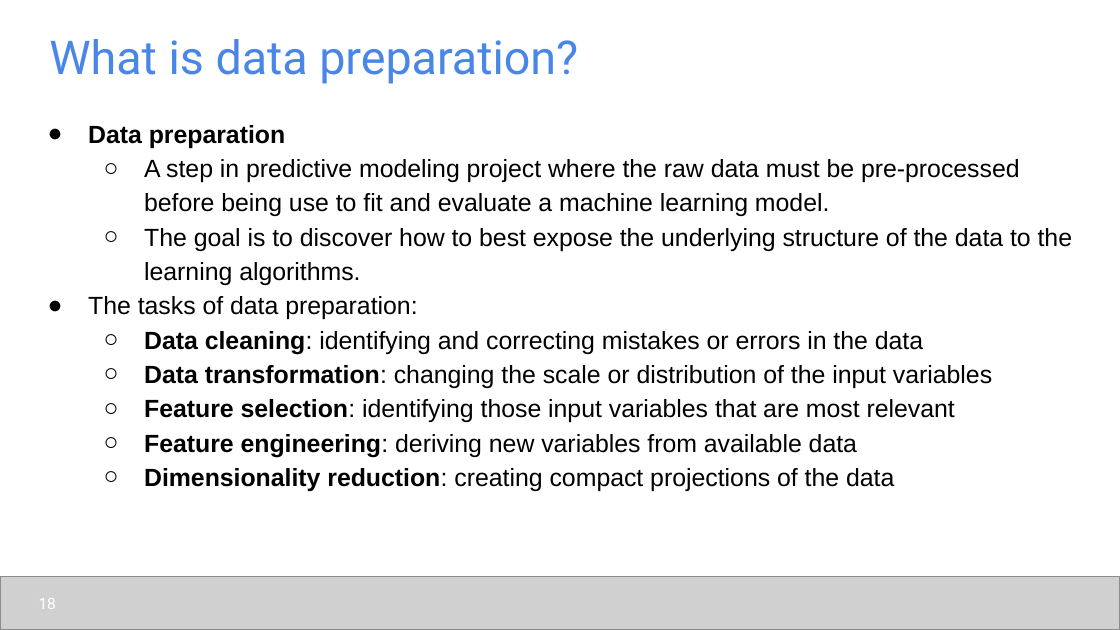
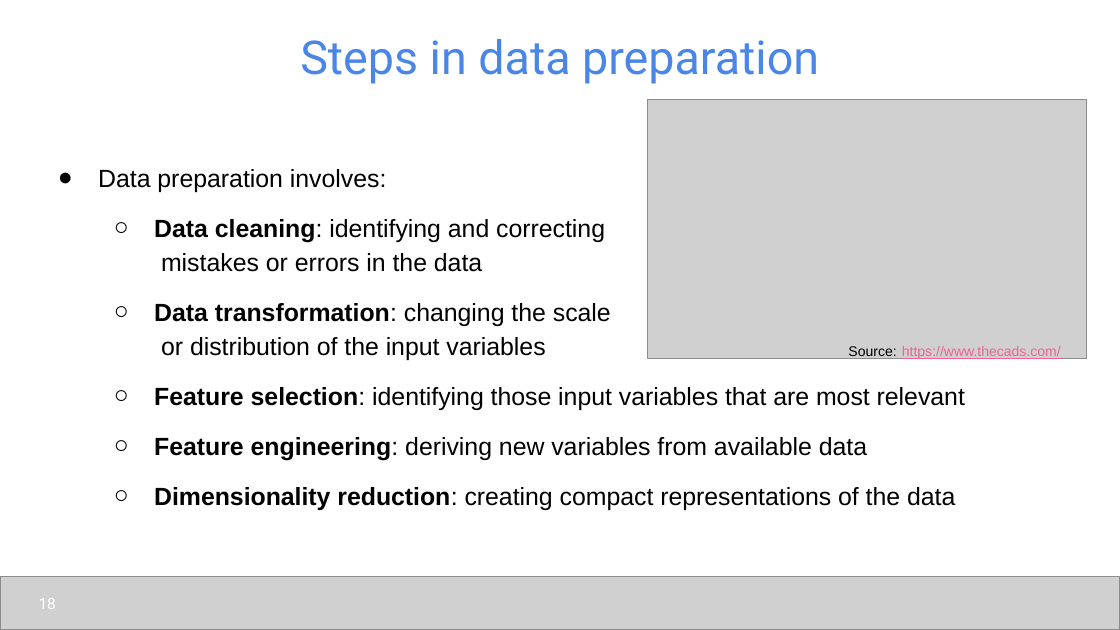
Before and after one commit to udel-cbcb/al_ml_workshop, a slide deck: slide 18 of Day_2/Lectures/Day_2_Lecture_1_Data_Collection_Data_Preparation.pptx. Drawn at 1120x630 pixels with LibreOffice and Linux fonts; fonts in the diff are those of the drawing; grey boxes stand for pictures. Boxes give left, top, right and bottom in pixels: in the first picture for what was removed or moved away, otherwise in the second. Text is boxed around its words. In the diff, an @@ line names an element or a change of style, - is before the commit and + after.

```diff
--- a/Day_2/Lectures/Day_2_Lecture_1_Data_Collection_Data_Preparation.pptx
+++ b/Day_2/Lectures/Day_2_Lecture_1_Data_Collection_Data_Preparation.pptx
@@ title at [300,39,819,84]: text changed @@
-What is data preparation?
+Steps in data preparation
@@ picture added at [647,100,1086,358] @@
@@ text "Data preparation involves:": place and size @@
-text "Data preparation involves:" at [88,125,1072,491]
+text "Data preparation involves:" at [98,169,965,510]
@@ text at [98,169,611,360]: text changed @@
-● Data preparation
-  ○ A step in predictive modeling project where the raw data must be pre-processed before being use to fit and evaluate a machine learning model.
-  ○ The goal is to discover how to best expose the underlying structure of the data to the learning algorithms.
-● The tasks of data preparation:
-  ○ Data cleaning: identifying and correcting mistakes or errors in the data
-  ○ Data transformation: changing the scale or distribution of the input variables
+● Data preparation involves:
+  ○ Data cleaning: identifying and correcting
+mistakes or errors in the data
+  ○ Data transformation: changing the scale
+or distribution of the input variables
@@ text added at [848,346,1061,360], 9 pt, text #F06292, underline @@
+Source: https://www.thecads.com/
@@ text at [154,387,965,461]: more space between paragraphs @@
@@ text at [154,487,955,510]: text changed @@
-  ○ Dimensionality reduction: creating compact projections of the data
+  ○ Dimensionality reduction: creating compact representations of the data
```
Also in this commit, not shown: 18 other slides changed, 7 other files.
